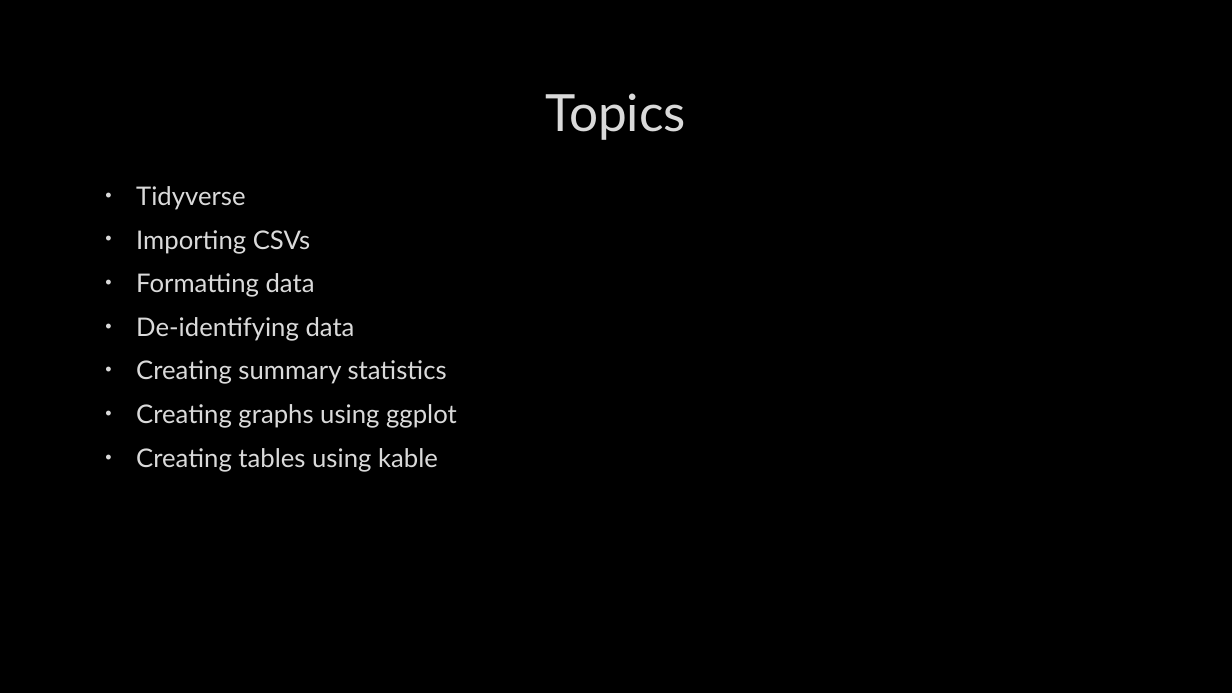
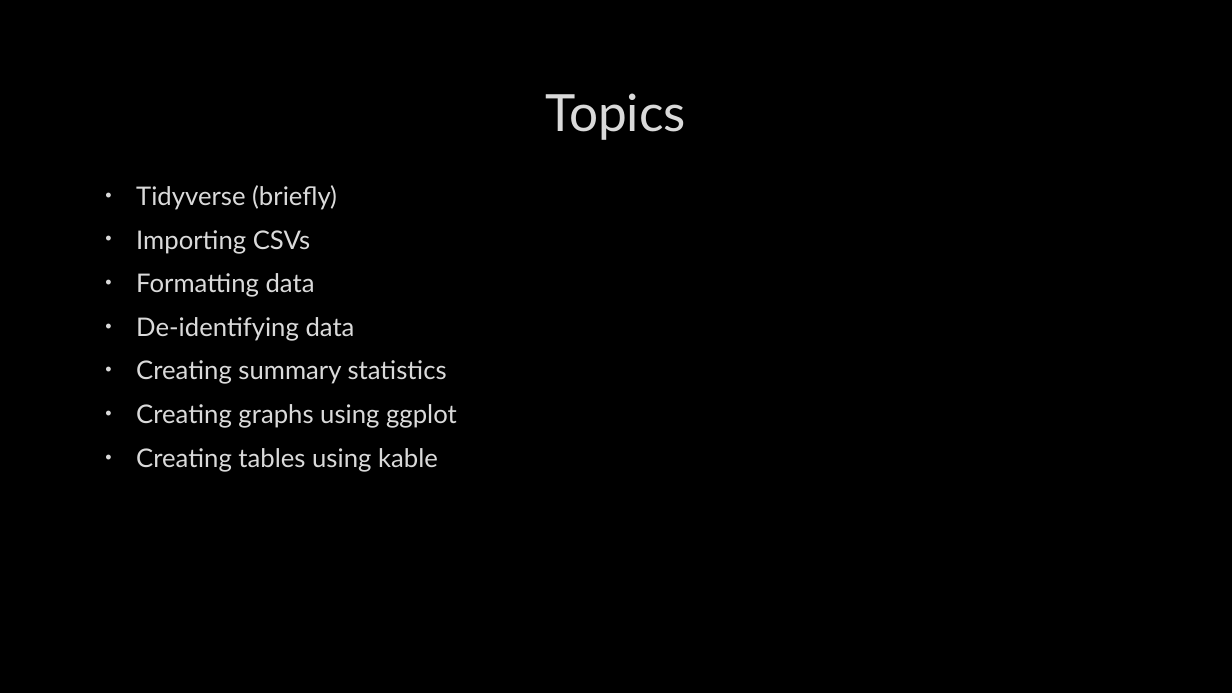
Before and after one commit to CharlotteLoobyRTI/IFDTC23, a slide deck: slide 2 of IFDTC_presentation_RTech.pptx. Drawn at 1232x693 pixels with LibreOffice and Linux fonts; fonts in the diff are those of the drawing; background and template pictures are left out. Boxes give left, top, right and bottom in pixels: in the first picture for what was removed or moved away, otherwise in the second. Text is boxed around its words. In the diff, an @@ line names an element or a change of style, - is before the commit and + after.

```diff
--- a/IFDTC_presentation_RTech.pptx
+++ b/IFDTC_presentation_RTech.pptx
@@ text at (136,185,337,210): text changed @@
-• Tidyverse
+• Tidyverse (briefly)
```
Also in this commit, not shown: 11 other slides changed, 1 slide added, 1 slide removed.
